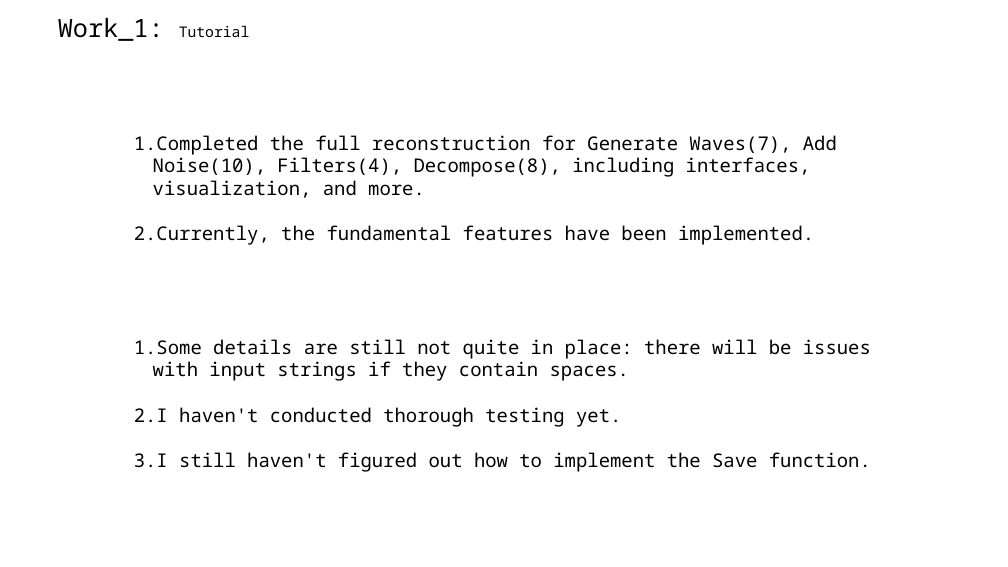
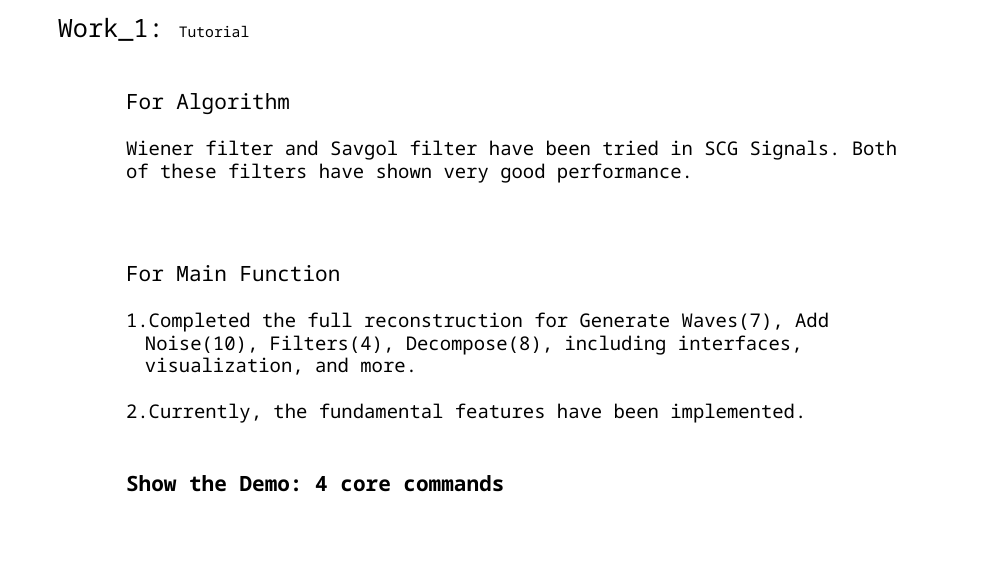
Before and after one commit to A-Big-Tortoise/Presentation, a slide deck: slide 3 of Presentation_911_JiayuChen.pptx. Drawn at 1008x567 pixels with LibreOffice and Linux fonts; fonts in the diff are those of the drawing. Boxes give left, top, right and bottom in pixels: in the first picture for what was removed or moved away, otherwise in the second. Text is boxed around its words. In the diff, an @@ line names an element or a change of style, - is before the commit and + after.

Commit message:
Add Draft

```diff
--- a/Presentation_911_JiayuChen.pptx
+++ b/Presentation_911_JiayuChen.pptx
@@ text added at (x1=126, y1=93, x2=897, y2=183), 18 pt, text #000000 @@
+For Algorithm
+Wiener filter and Savgol filter have been tried in SCG Signals. Both of these filters have shown very good performance.
@@ text "For Main Function" moved from (x1=134, y1=135, x2=837, y2=241) to (x1=126, y1=265, x2=829, y2=423) @@
@@ text at (x1=126, y1=265, x2=341, y2=282): paragraph added @@
+For Main Function
@@ text removed at (x1=134, y1=339, x2=871, y2=472) @@
-1. Some details are still not quite in place: there will be issues with input strings if they contain spaces.
-2. I haven't conducted thorough testing yet.
-3. I still haven't figured out how to implement the Save function.
@@ text added at (x1=126, y1=475, x2=504, y2=492), 20 pt, text #000000, bold @@
+Show the Demo: 4 core commands
```
Also in this commit, not shown: 9 other slides changed, 3 slides added, 1 slide removed.
